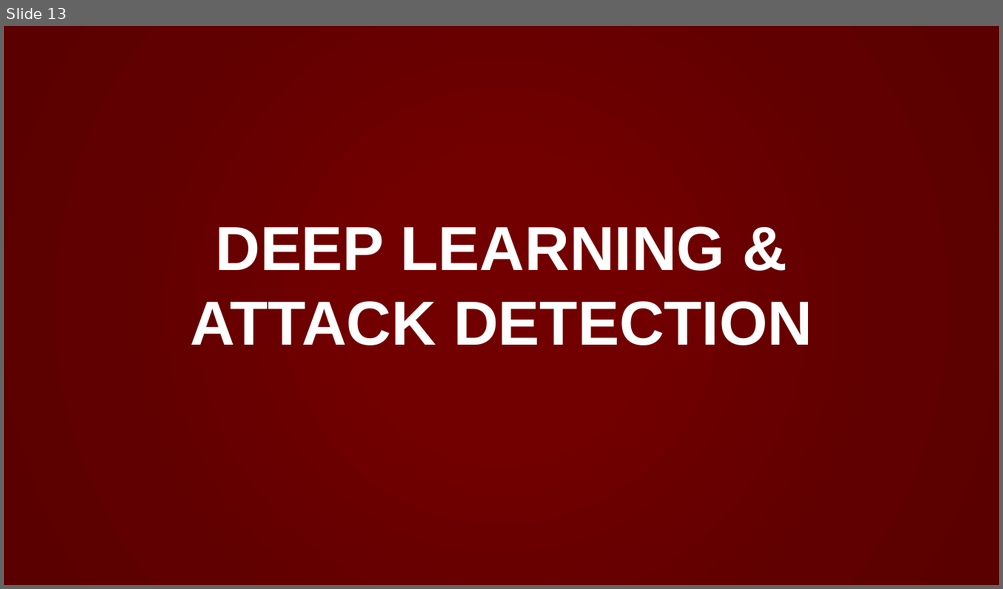
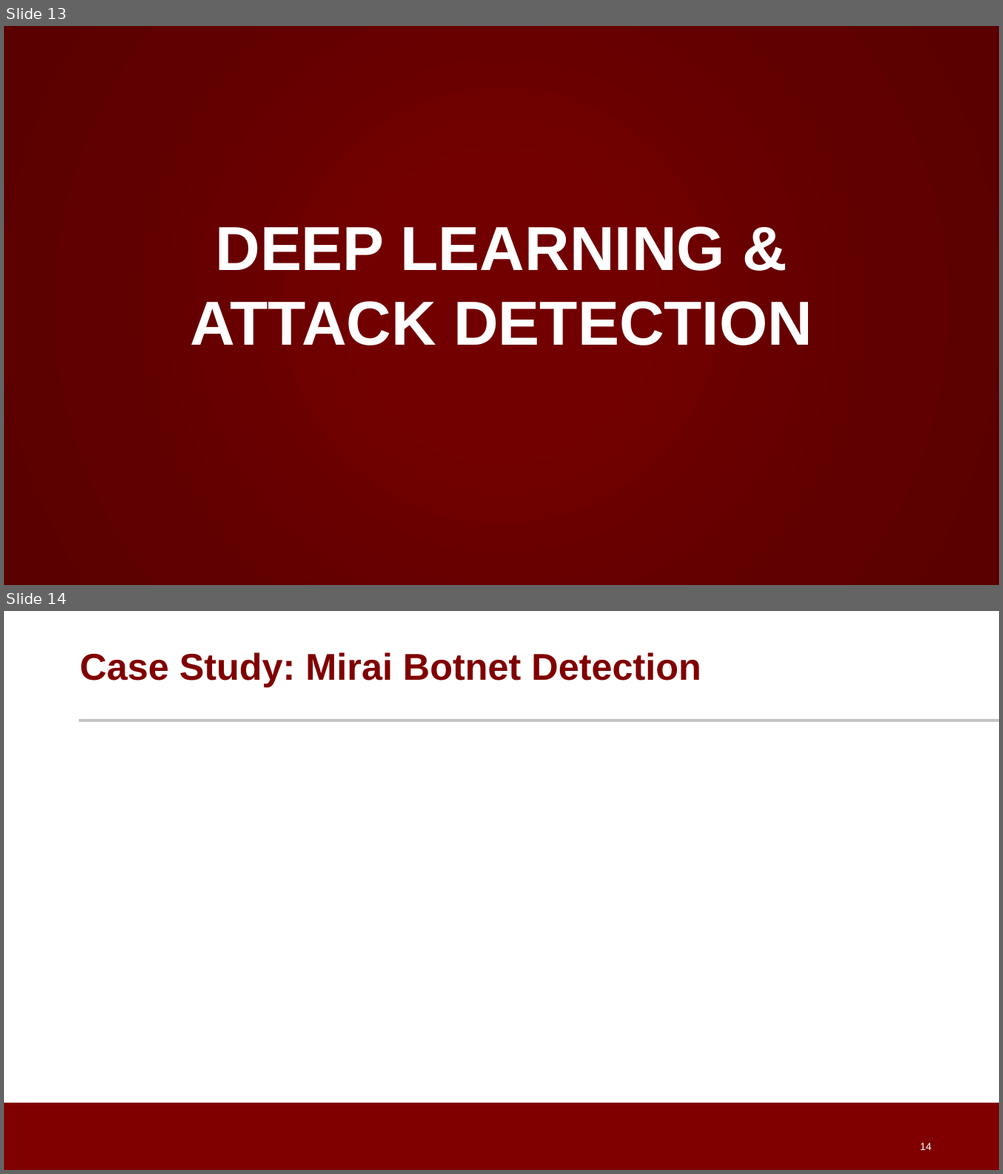
Before and after one commit to noise-lab/ML-Cybersecurity, a slide deck: module-3/ppt/3.3-Deep Learning.pptx. Shown one above the other, each under a label of ours: slide 13 before the commit, slides 13 and 14 after it. The pictures are 1003x589 and 1003x1174 pixels, drawn with LibreOffice and Linux fonts; fonts in the diff are those of the drawing; background and template pictures are left out. Boxes give left, top, right and bottom in pixels: in the first picture for what was removed or moved away, otherwise in the second. Text is boxed around its words. In the diff, an @@ line names an element or a change of style, - is before the commit and + after.

```diff
--- a/module-3/ppt/3.3-Deep Learning.pptx
+++ b/module-3/ppt/3.3-Deep Learning.pptx
@@ slide 14 added at (4, 611, 999, 1170), background #FFFFFF @@
@@ title added at (79, 652, 700, 687), 36 pt, text #800000, bold @@
+Case Study: Mirai Botnet Detection
@@ line added from (79, 721) to (999, 721), #C2C4C2 3 pt @@
@@ rectangle added at (4, 1103, 999, 1170), fill #800000 @@
@@ page number added at (919, 1143, 931, 1150), 10 pt, text #FFFFFF @@
+14
```
Also in this commit, not shown: 5 other files.
